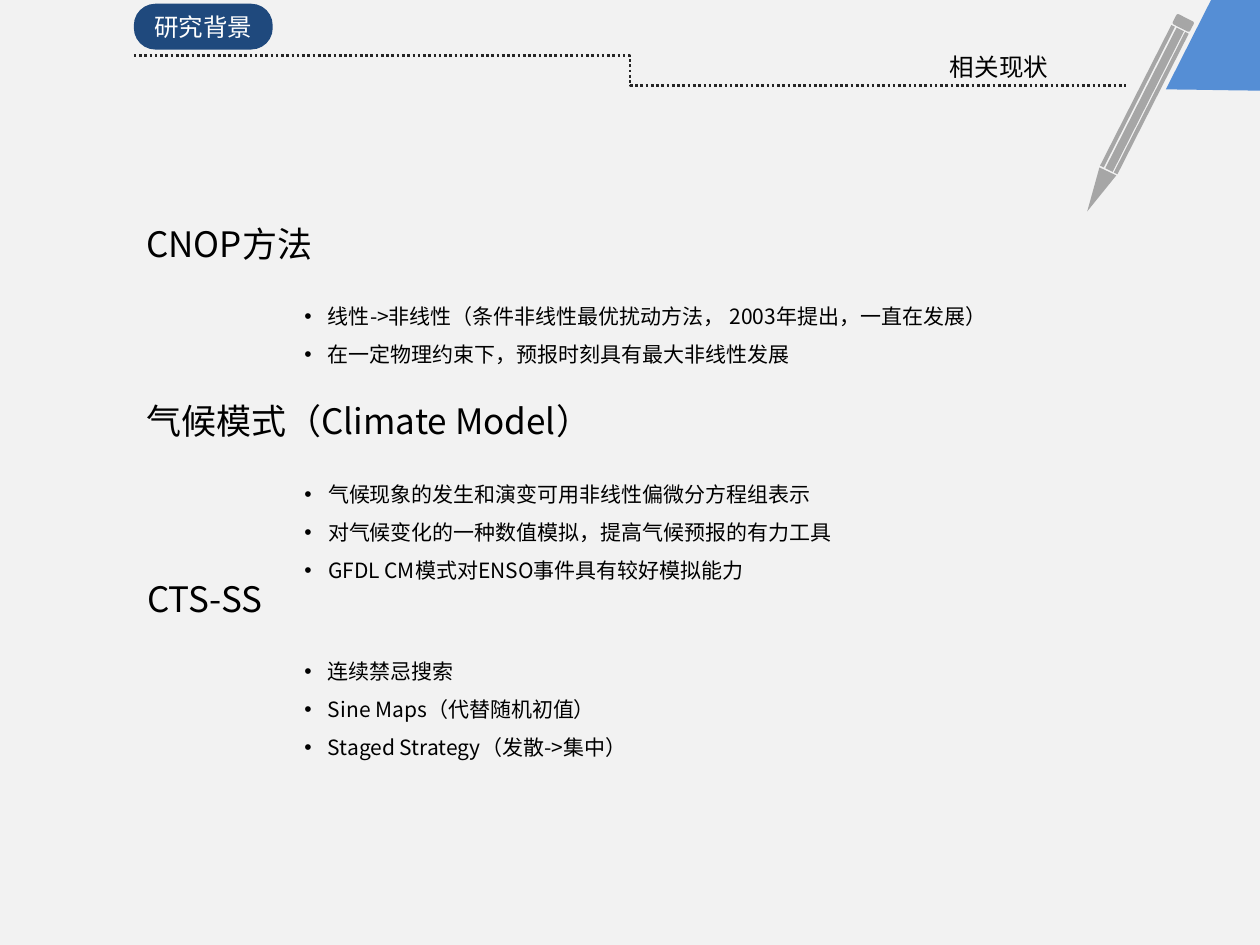
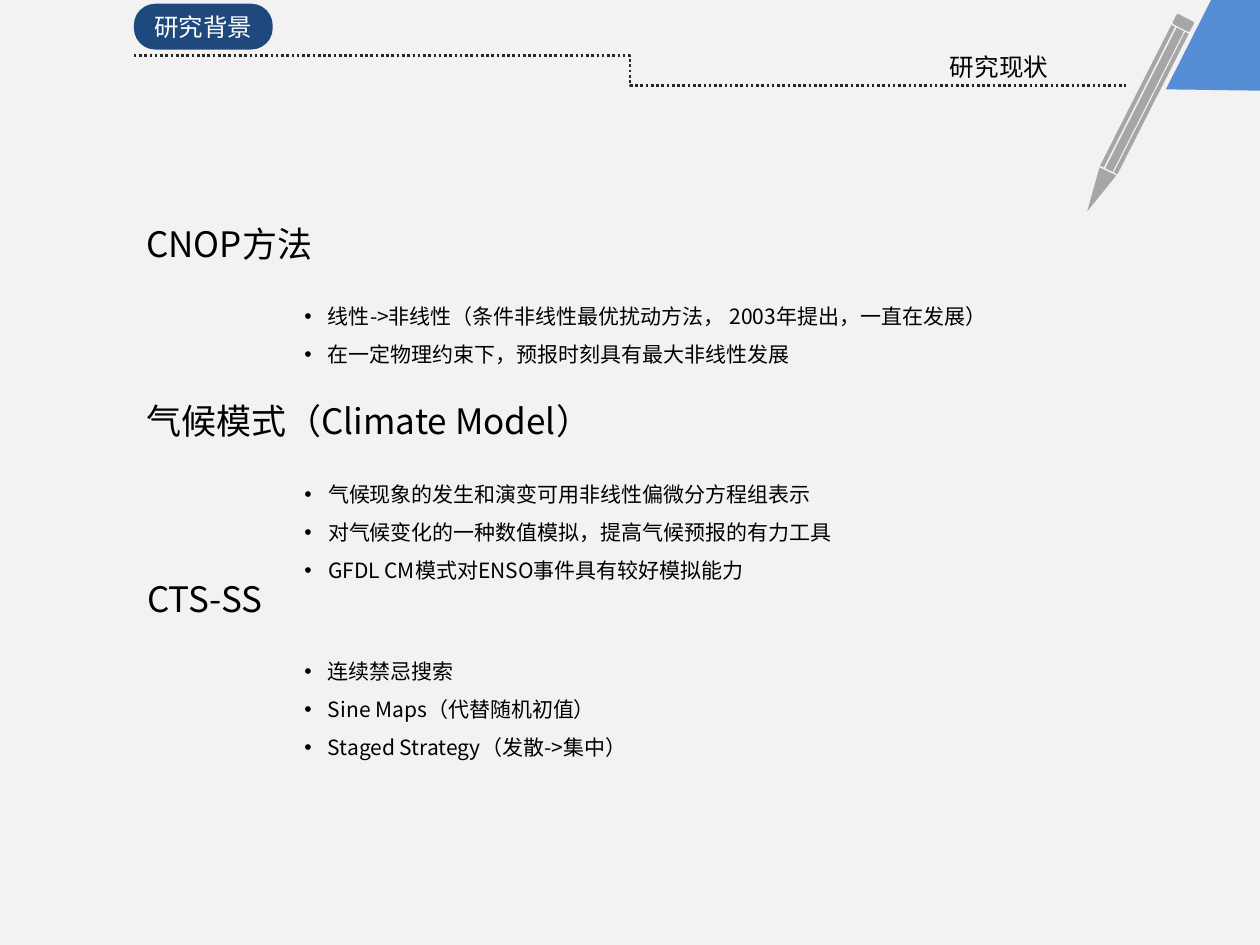
Before and after one commit to KrisCheng/GraduationDesign, a slide deck: slide 5 of FinalPaper/毕业答辩.pptx. Drawn at 1260x945 pixels with LibreOffice and Linux fonts; fonts in the diff are those of the drawing. Boxes give left, top, right and bottom in pixels: in the first picture for what was removed or moved away, otherwise in the second. Text is boxed around its words. In the diff, an @@ line names an element or a change of style, - is before the commit and + after.

```diff
--- a/FinalPaper/毕业答辩.pptx
+++ b/FinalPaper/毕业答辩.pptx
@@ text at <box>950,55,1048,78</box>: text changed @@
-相关现状
+研究现状
```
Also in this commit, not shown: 2 other slides changed.
